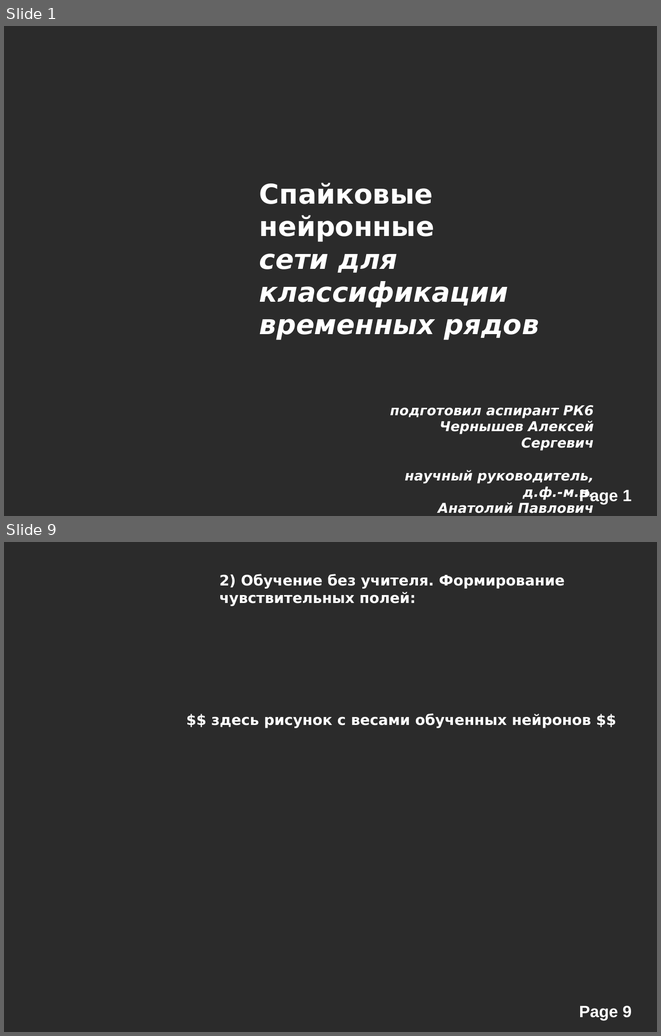
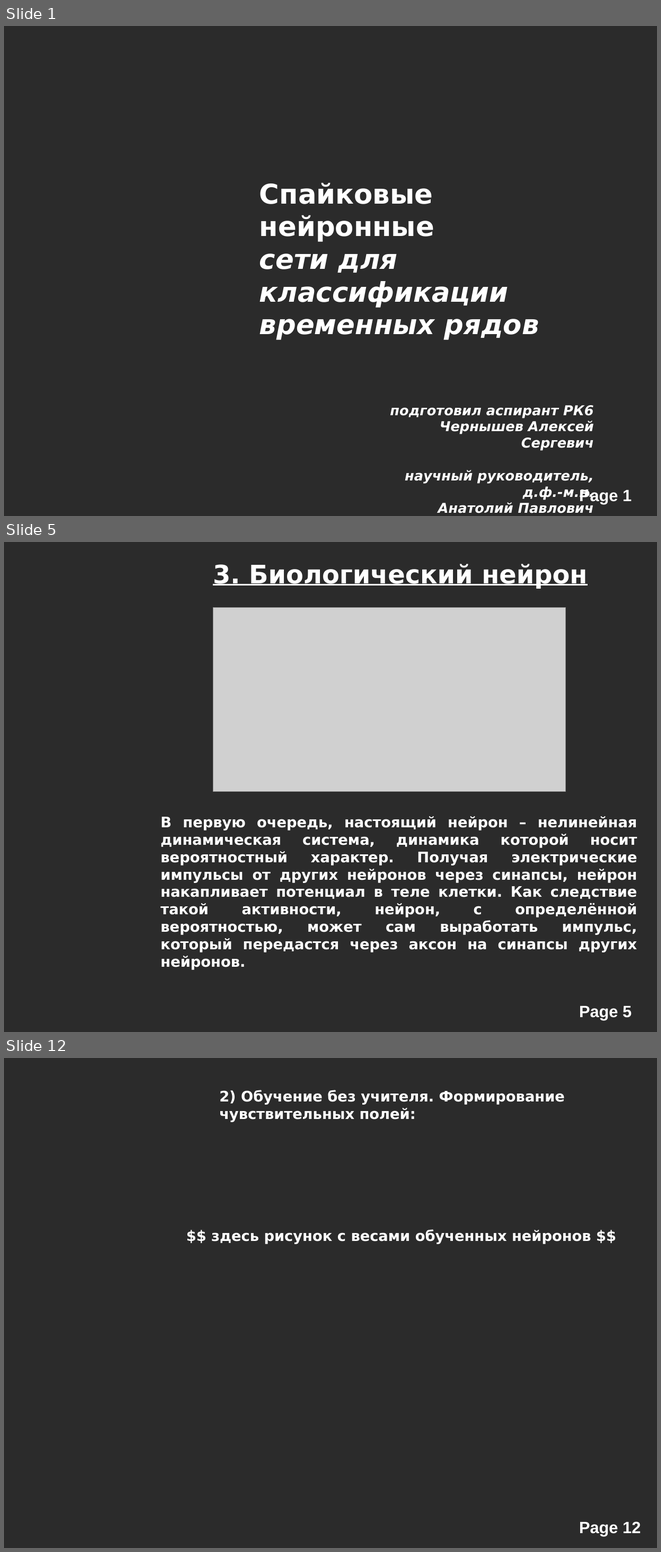
Before and after one commit to alexeyche/alexeyche-junk, a slide deck: cns/doc/conf.ppt. Shown one above the other, each under a label of ours: slides 1 and 9 before the commit, slides 1, 5 and 12 after it; the slides between them are not shown. The pictures are 661x1036 and 661x1552 pixels, drawn with LibreOffice and Linux fonts; fonts in the diff are those of the drawing; grey boxes stand for pictures; background and template pictures are left out; a plain dark background stands for a picture behind light text. Boxes give left, top, right and bottom in pixels: in the first picture for what was removed or moved away, otherwise in the second. Text is boxed around its words. In the diff, an @@ line names an element or a change of style, - is before the commit and + after.

```diff
--- a/cns/doc/conf.ppt
+++ b/cns/doc/conf.ppt
@@ slide 5 added at [4,542,657,1032], background picture (left out); not listed: 1 template element that a slide beside it also shows @@
@@ text added at [213,564,587,589], 28 pt, text #FFFFFF, bold, underline @@
+3. Биологический нейрон
@@ picture added at [213,607,566,792] @@
@@ text added at [160,816,637,970], 16 pt, text #FFFFFF, bold @@
+В первую очередь, настоящий нейрон – нелинейная динамическая система, динамика которой носит вероятностный характер. Получая электрические импульсы от других нейронов через синапсы, нейрон накапливает потенциал в теле клетки. Как следствие такой активности, нейрон, с определённой вероятностью, может сам выработать импульс, который передастся через аксон на синапсы других нейронов.
@@ what was slide 9 is now slide 12 @@
@@ page number at [579,1521,641,1536]: text changed @@
-Page 9
+Page 12
```
Also in this commit, not shown: 6 slides changed, 5 other slides added, 2 slides removed, 35 other files.
